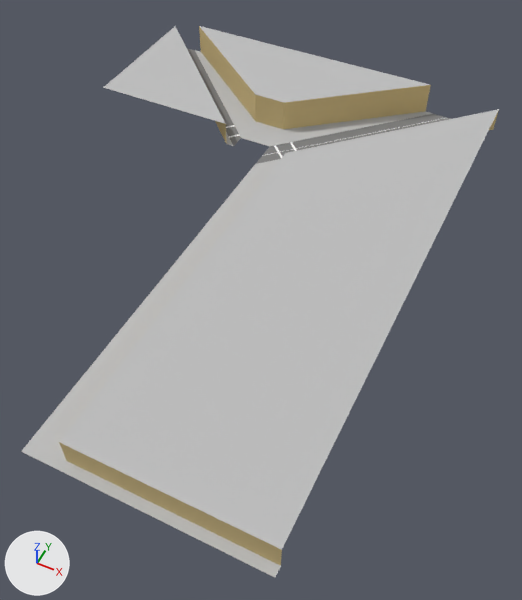
The glTF model assets/buildings/capitan_moreno.glb: old version first, new version second.
Before and after are seen from a 50 mm camera at (68.7, -134.1, 109.1) aimed at (21.5, -39.8, -8.8). Arrows for +X, +Y and +Z are at lower left; the lights stay in place. The picture after the commit comes second. Where no turn or scale is listed for an object, it has been applied to the vertices. Vertices at exactly the same position are counted once.
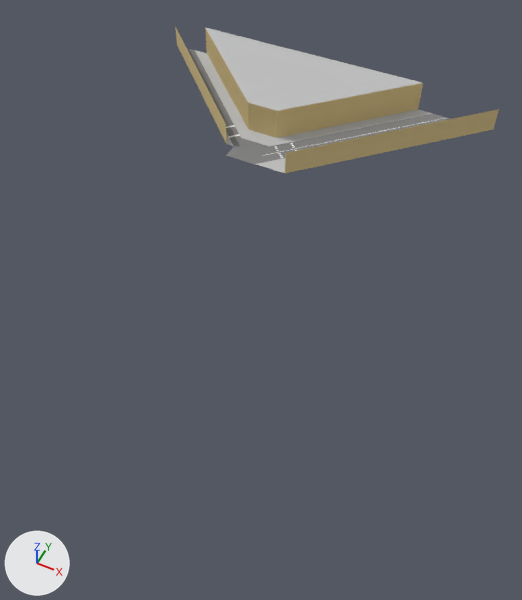
Where the change shows, as pixel boxes [x1, y1, x2, y2] in the pictures (522 x 600 px):
'Plane', reshaped (32% narrower, 73% shorter)
    before: [21, 26, 499, 578]
    after: [175, 26, 499, 173]
part 1 of me_plane, cut back
    before: [21, 26, 499, 578]
    after: [198, 28, 432, 164]

The change in detail:
me_plane is used by ob_plane; location (0.0, 0.0, 0.0).
me_plane had 50 vertices, 62 faces and spanned x -42.0..52.0, y -96.0..32.0, z 0.0..8.0.
me_plane now has 37 vertices, 45 faces and spans x -42.0..52.0, y -8.0..32.0, z 0.0..8.0.
Part 1, on me_plane:
14 vertices are removed from x -42.0..52.0, y -96.0..-4.0, z 0.0..6.1.
22 faces are deleted.
4 vertices in x -4.0..4.0, y 8.0, z 0.1..8.0 move by (0.0, -4.0, 0.0).
4 vertices move from x -34.0..34.0, y 32.0, z 0.1..8.0 to x -32.0..32.0, y 32.0, z 0.1..8.0.
1 vertex is added at (-4.0, -8.0, 0.0).
5 new faces join them, mat_road (grey #808080).
